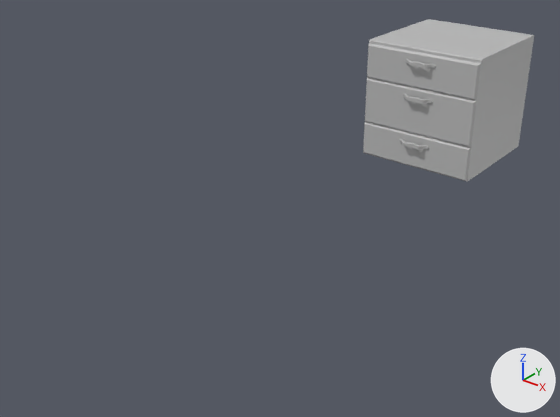
An edit to the FBX model Assets/04_Models/Cuisine/Triple_Tiroir.fbx, drawn before and after from the same camera.
Both versions are drawn from a camera (50 mm lens) standing at (2.9, -5.93, 2.54) and looking at (-0.13, -2.13, 0.18). The axes (+X, +Y, +Z) are drawn at lower right. The lights are the same throughout. Where no turn or scale is listed for an object, it has been applied to the vertices.

Objects in the first picture: 'Meuble_Tiroir_Triple', 'Tiroir_Grand', 'Tiroir_Petit', 'Tiroir_Petit1'.
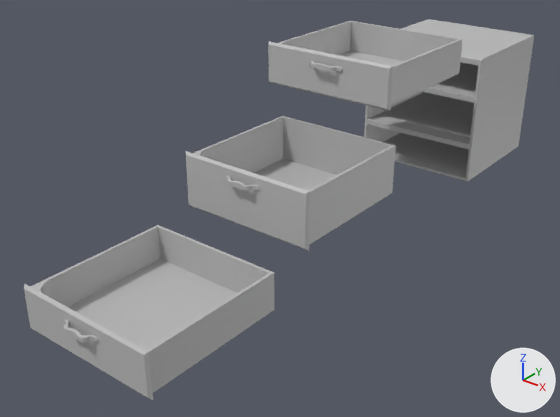
Location of each change, (x1, y1, x2, y2) in pixels of the pictures (560 x 417 px):
'Tiroir_Petit1', moved: before (363, 122, 471, 182); after (24, 225, 274, 400)
'Tiroir_Grand', moved: before (365, 78, 477, 148); after (186, 116, 396, 251)
'Tiroir_Petit', moved: before (367, 43, 481, 101); after (268, 21, 463, 111)

What changed in the scene script:
```text
Change ob_tiroir_grand:
    ob_tiroir_grand.location: (0.48, 0.48, 0.311) -> (0.48, -1.665, 0.311)
Change ob_tiroir_petit1:
    ob_tiroir_petit1.location: (0.48, 0.48, 0.02) -> (0.48, -2.949, 0.02)
Change ob_tiroir_petit:
    ob_tiroir_petit.location: (0.48, 0.48, 0.699) -> (0.48, -0.817, 0.96)
```
